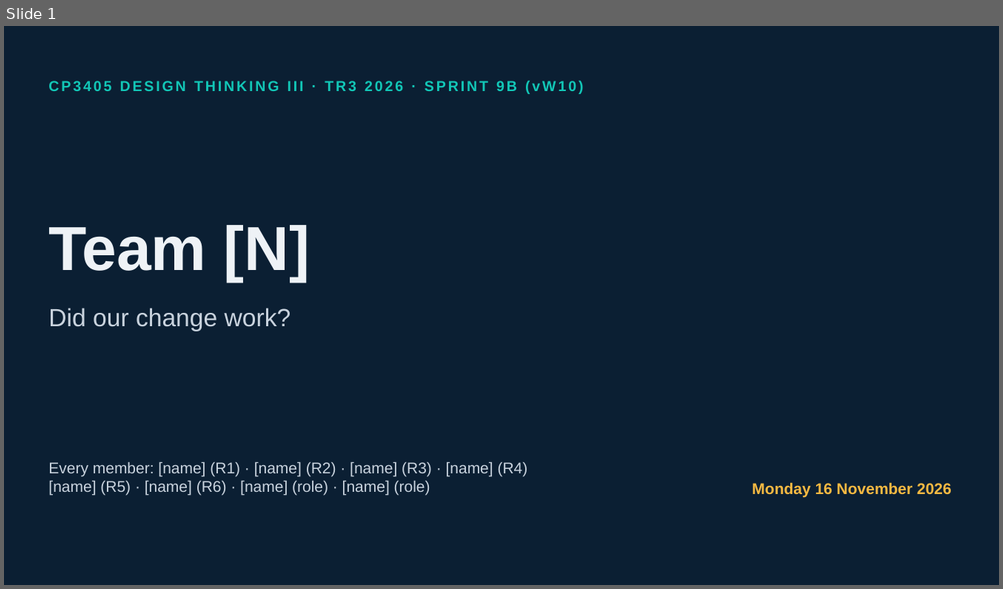
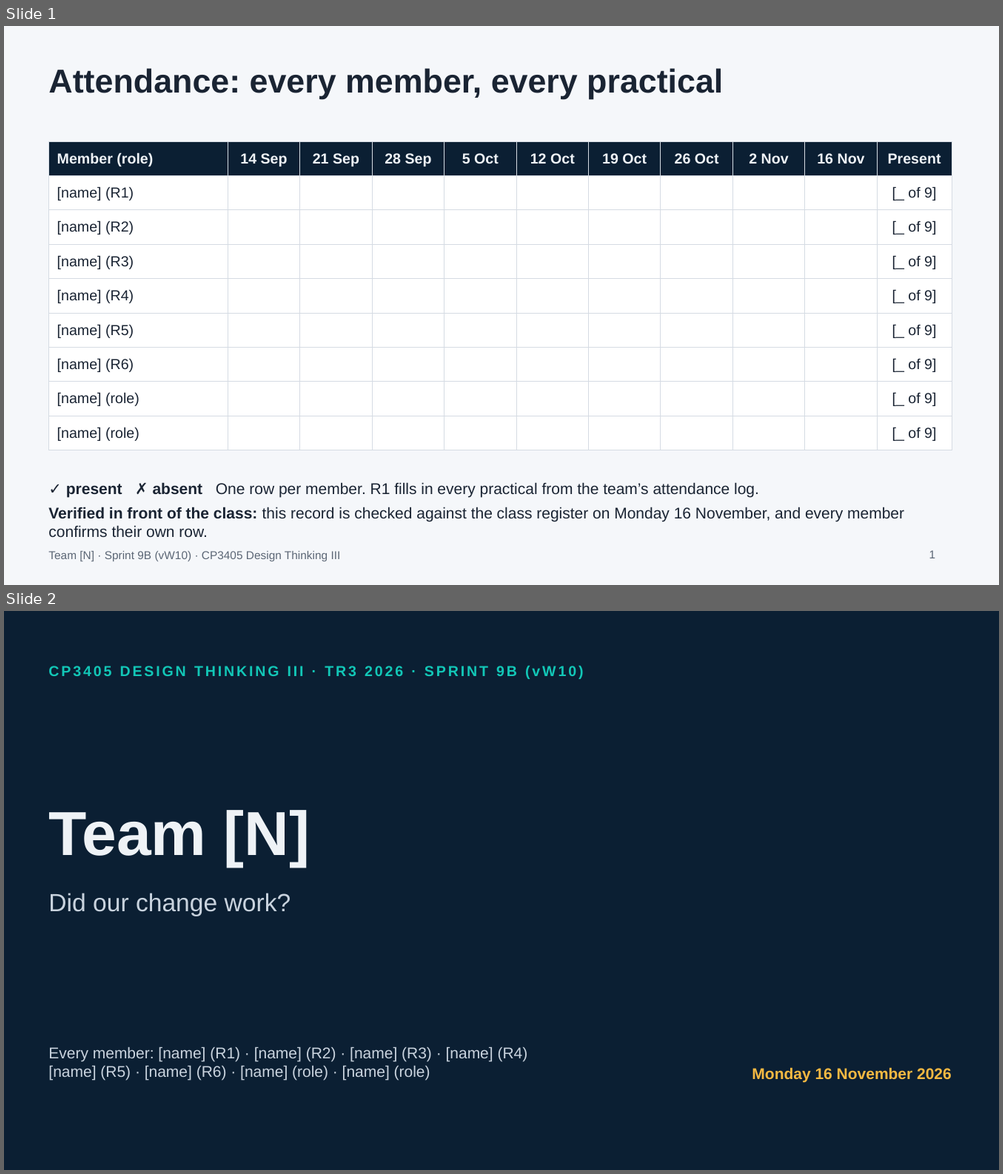
Before and after one commit to ProfDrTan/dt3-tr3-26-course-website, a slide deck: assets/sprint9b/sprint9b-presentation-template.pptx. Shown one above the other, each under a label of ours: slide 1 before the commit, slides 1 and 2 after it. The pictures are 1003x589 and 1003x1174 pixels, drawn with LibreOffice and Linux fonts; fonts in the diff are those of the drawing. Boxes give left, top, right and bottom in pixels: in the first picture for what was removed or moved away, otherwise in the second. Text is boxed around its words. In the diff, an @@ line names an element or a change of style, - is before the commit and + after.

```diff
--- a/assets/sprint9b/sprint9b-presentation-template.pptx
+++ b/assets/sprint9b/sprint9b-presentation-template.pptx
@@ slide 1 added at box(4, 26, 999, 585), background #F5F7FA @@
@@ title added at box(48, 68, 723, 99), 32 pt, text #1A2433, bold @@
+Attendance: every member, every practical
@@ table added at box(48, 141, 954, 444), 9 rows, 11 columns @@
+Member (role) | 14 Sep | 21 Sep | 28 Sep | 5 Oct | 12 Oct | 19 Oct | 26 Oct | 2 Nov | 16 Nov | Present
+[name] (R1) |  |  |  |  |  |  |  |  |  | [_ of 9]
+[name] (R2) |  |  |  |  |  |  |  |  |  | [_ of 9]
+[name] (R3) |  |  |  |  |  |  |  |  |  | [_ of 9]
+[name] (R4) |  |  |  |  |  |  |  |  |  | [_ of 9]
+[name] (R5) |  |  |  |  |  |  |  |  |  | [_ of 9]
+[name] (R6) |  |  |  |  |  |  |  |  |  | [_ of 9]
+[name] (role) |  |  |  |  |  |  |  |  |  | [_ of 9]
+[name] (role) |  |  |  |  |  |  |  |  |  | [_ of 9]
@@ text added at box(66, 483, 759, 497), 15 pt, text #1A2433 @@
+✓ present ✗ absent One row per member. R1 fills in every practical from the team’s attendance log.
@@ text added at box(48, 507, 904, 538), 15 pt, text #1A2433 @@
+Verified in front of the class: this record is checked against the class register on Monday 16 November, and every member confirms their own row.
@@ text added at box(48, 551, 341, 562), 11 pt, text #5B6675 @@
+Team [N] · Sprint 9B (vW10) · CP3405 Design Thinking III
@@ page number added at box(929, 551, 936, 559), 11 pt, text #5B6675 @@
+1
@@ what was slide 1 is now slide 2 @@
```
Also in this commit, not shown: 1 slide changed, 1 other file.
